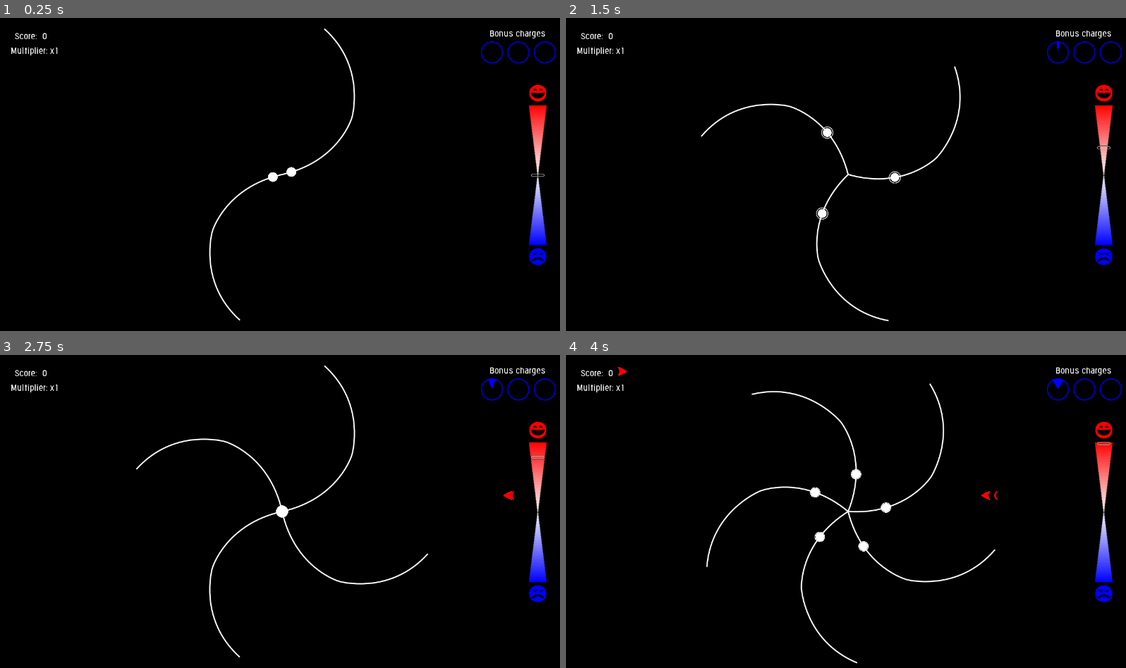
Above: before the commit, frames 1-4 (two rows, left to right).
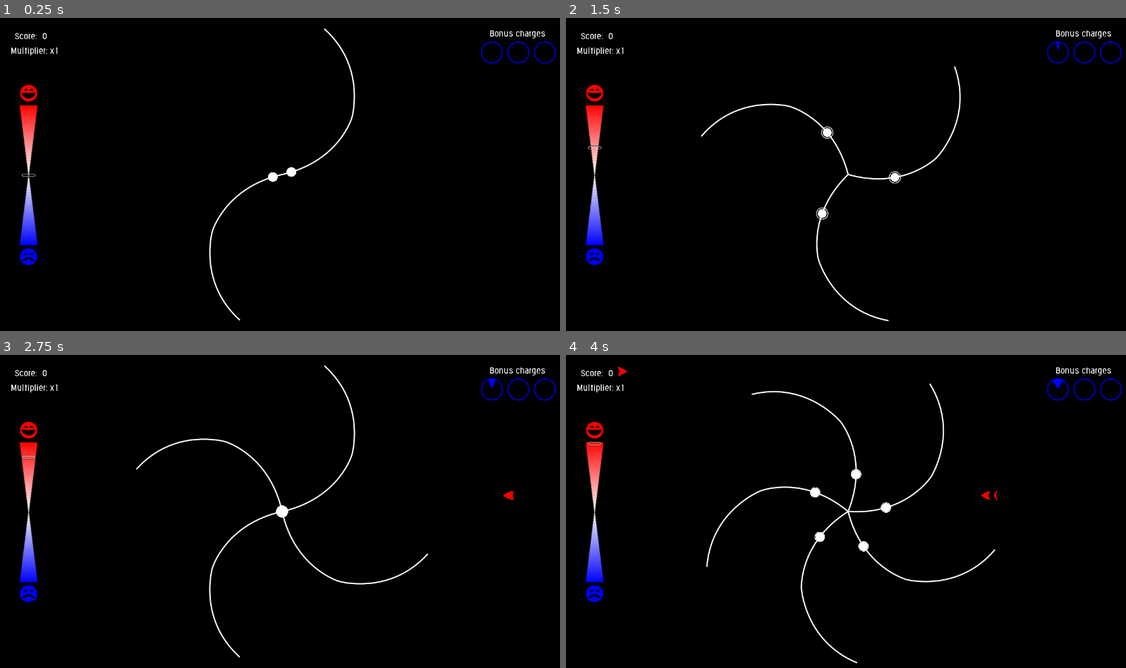
Above: after the commit, the same moments.

Repository: Aramatis/HRM-Game
Game: Godot game, scene res://scenes/levels/inward_outward/inward_outward.tscn
Two runs of this game, one before a commit and one after it. Both use one fixed random seed, a clock stepped at 60 frames per second and the inputs below. This scene is started directly instead of the project's main scene.
Inputs (mouse positions are in pixels of both pictures, inside the frame that each line leads up to):
- Up to frame 1 (0.25 s): no input
- Up to frame 2 (1.5 s): move the mouse to (879, 174) at 0.52 s; hold W (apply_bonus) 0.53-1.28 s; hold D (valence_up) from 0.53 s (still down); move the mouse to (818, 174) at 1.27 s; tap Space (main_action) at 1.35 s
- Up to frame 3 (2.75 s): keep holding D (valence_up); move the mouse to (296, 505) at 2.02 s; hold W (apply_bonus) from 2.03 s (still down)
- Up to frame 4 (4 s): keep holding D (valence_up); move the mouse to (840, 517) at 2.77 s; release W (apply_bonus) at 2.78 s; tap Space (main_action) at 2.85 s; move the mouse to (890, 514) at 3.52 s; hold W (apply_bonus) from 3.53 s (still down)

The runs differ from the first frame. In frame 1, 2.1% of the frame differs, in the area x 3-98%, y 21-80%; in frame 2, 2.1%; in frame 3, 2.1%; in frame 4, 2.1%.
Error in both runs: Assertion failed. (res://scripts/autoload/settings.gd:40)

Commit message:
Improved GUI

Diff:
--- a/scenes/levels/inward_outward/inward_outward.tscn
+++ b/scenes/levels/inward_outward/inward_outward.tscn
@@ -28,18 +28,6 @@
 [node name="Root" type="Node"]
 script = ExtResource( 3 )
 level_name = "Inward/Outward"
-
-[node name="BG" type="ColorRect" parent="."]
-anchor_right = 1.0
-anchor_bottom = 1.0
-mouse_filter = 2
-color = Color( 0, 0, 0, 1 )
-script = ExtResource( 1 )
-__meta__ = {
-"_edit_group_": true,
-"_edit_lock_": true,
-"_edit_use_anchors_": false
-}
 
 [node name="World" type="Node2D" parent="."]
 script = ExtResource( 9 )
@@ -109,6 +97,7 @@
 wait_time = 2.0
 
 [node name="LevelGui" parent="." instance=ExtResource( 8 )]
+slider_location = 0
 
 [node name="EndTimer" type="Timer" parent="."]
 wait_time = 10.0
@@ -117,5 +106,8 @@
 
 [node name="AdjustTimer" type="Timer" parent="."]
 wait_time = 10.0
+
+[node name="TestLevelMagic" type="Node" parent="."]
+script = ExtResource( 1 )
 [connection signal="timeout" from="World/EnemyController/Timer" to="World/EnemyController" method="spawn_enemy"]
 [connection signal="timeout" from="EndTimer" to="." method="end"]
--- a/scenes/levels/level_gui/level_gui.tscn
+++ b/scenes/levels/level_gui/level_gui.tscn
@@ -20,6 +20,8 @@
 [node name="ScorePanel" parent="." instance=ExtResource( 5 )]
 pause_mode = 1
 margin_right = -3.05176e-05
+location = 0
+score_mode = 0
 
 [node name="BonusGui" parent="." instance=ExtResource( 6 )]
 pause_mode = 1
@@ -41,4 +43,13 @@
 scale_ponderator = 0.8
 
 [node name="BgLayer" type="CanvasLayer" parent="."]
+pause_mode = 2
 layer = -10
+
+[node name="Background" type="ColorRect" parent="BgLayer"]
+anchor_right = 1.0
+anchor_bottom = 1.0
+color = Color( 0, 0, 0, 1 )
+__meta__ = {
+"_edit_use_anchors_": false
+}
--- a/scripts/gui/affective_slider.gd
+++ b/scripts/gui/affective_slider.gd
@@ -137,7 +137,7 @@
 
 # Rotate the control to or from vertical position
 func set_vertical(vert: bool) -> void:
-	if (typeof(_h_light) == TYPE_NIL) or (typeof(_v_light) == TYPE_NIL):
+	if not is_inside_tree():
 		_defer_vertical = true
 		_vert_deferred = vert
 
@@ -158,6 +158,10 @@
 	if loc in Location.values():
 		location = loc
 		_update_anchors(location)
+	if location == Location.TOP or location == Location.BOTTOM:
+		set_vertical(false)
+	else:
+		set_vertical(true)
 
 
 # Returns the value of the variable location
--- a/scripts/levels/inward_outward/level_gui.gd
+++ b/scripts/levels/inward_outward/level_gui.gd
@@ -1,4 +1,3 @@
-tool
 class_name LevelGui
 extends Control
 
@@ -11,6 +10,9 @@
 # * Variables
 enum Corners { UPPER_LEFT, UPPER_RIGHT, LOWER_LEFT, LOWER_RIGHT }
 enum Edges { LEFT, RIGHT, TOP, BOTTOM }
+export (Edges) var slider_location := Edges.RIGHT setget set_slider_location, get_slider_location
+export (Corners) var bonus_location := Corners.UPPER_RIGHT setget set_bonus_location, get_bonus_location
+export (Corners) var score_location := Corners.UPPER_LEFT setget set_score_location, get_score_location
 var _slider: Control
 var _bonus: Control
 var _score: Control
@@ -29,6 +31,48 @@
 	_slider.connect("valence_increased", self, "valence_up")
 	_slider.connect("valence_decreased", self, "valence_down")
 	_bonus.connect("bonus_used", self, "_propagate_bonus")
+	set_slider_location(slider_location)
+	set_bonus_location(bonus_location)
+	set_score_location(score_location)
+
+
+# Sets the variable slider_location to the given value
+func set_slider_location(loc: int) -> void:
+	slider_location = loc
+	if is_inside_tree():
+		if slider_location != _slider.location:
+			_slider.set_location(loc)
+
+
+# Returns the value of the variable slider_location
+func get_slider_location() -> int:
+	return slider_location
+
+
+# Sets the variable bonus_location to the given value
+func set_bonus_location(loc: int) -> void:
+	bonus_location = loc
+	if is_inside_tree():
+		if bonus_location != _bonus.get_location():
+			_bonus.set_location(loc)
+
+
+# Returns the value of the variable bonus_location
+func get_bonus_location() -> int:
+	return bonus_location
+
+
+# Sets the variable score_location to the given value
+func set_score_location(loc: int) -> void:
+	score_location = loc
+	if is_inside_tree():
+		if score_location != _score.get_location():
+			_score.set_location(loc)
+
+
+# Returns the value of the variable score_location
+func get_score_location() -> int:
+	return score_location
 
 
 # Handles a valence increase
--- a/scripts/levels/level_gui/bonus_gui.gd
+++ b/scripts/levels/level_gui/bonus_gui.gd
@@ -1,4 +1,3 @@
-tool
 extends Control
 
 # * Signals
--- a/scripts/levels/level_gui/score_panel.gd
+++ b/scripts/levels/level_gui/score_panel.gd
@@ -1,4 +1,3 @@
-tool
 extends Control
 
 # * Variables
